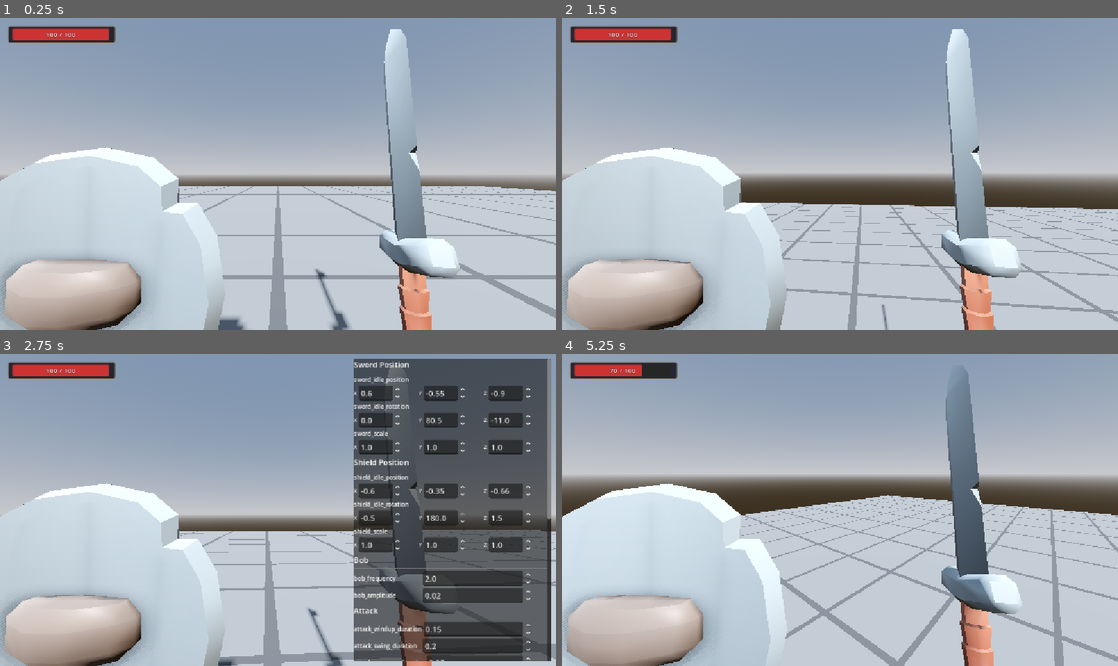
Above: before the commit, frames 1-4 (two rows, left to right).
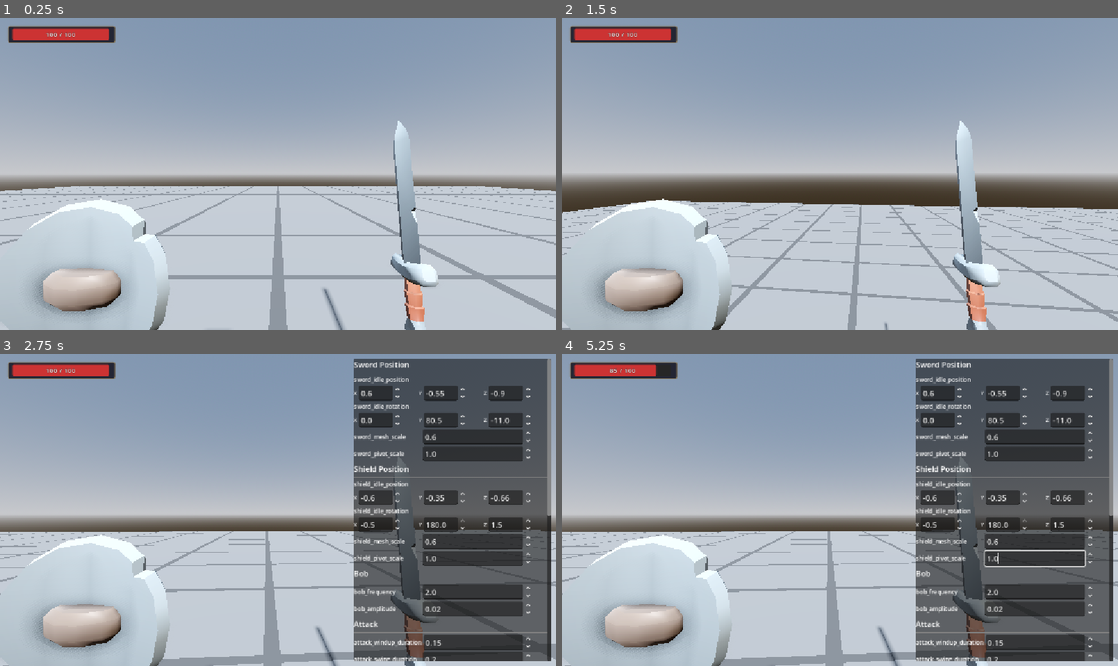
Above: after the commit, the same moments.

Repository: domaki7/domucki
Game: Godot game, scene res://levels/test/test_arena.tscn
The game is run twice, just before and just after one commit, with the same random seed, the same clock (stepped at 60 frames per second) and the same inputs.
Inputs (mouse positions are in pixels of both pictures, inside the frame that each line leads up to):
- Up to frame 1 (0.25 s): no input
- Up to frame 2 (1.5 s): tap Enter at 0.5 s; move the mouse to (867, 174) at 0.52 s; hold W (move_forward) from 0.53 s (still down); click (867, 174) at 0.6 s; tap Space (jump) at 0.77 s; move the mouse to (812, 174) at 1.27 s; right-click (812, 174) at 1.35 s
- Up to frame 3 (2.75 s): keep holding W (move_forward); tap Space (jump) at 1.52 s; move the mouse to (289, 503) at 2.02 s; tap Alt at 2.1 s
- Up to frame 4 (5.25 s): tap Space (jump) at 2.75, 3.02, 3.77, 4.52 s; move the mouse to (812, 572) at 2.77 s; click (812, 572) at 2.85 s; move the mouse to (1006, 556) at 3.52 s; release W (move_forward) at 3.53 s; hold Right mouse button (defend) 3.53-4.28 s; hold A (move_left) 3.53-5.03 s; tap Enter at 4.25 s; move the mouse to (673, 463) at 4.27 s; tap Alt at 4.35 s; move the mouse to (845, 510) at 5.02 s; hold W (move_forward) from 5.03 s (still down); click (845, 510) at 5.1 s

The runs differ from the first frame. In frame 1, 15% of the frame differs, in the area x 0-83%, y 3-100%; in frame 2, 16%; in frame 3, 22%; in frame 4, 58%, in the area x 0-100%, y 1-100%.

Commit message:
fixed viewmodel scaling, changed to uniform float

Diff:
--- a/src/components/viewmodel_component.gd
+++ b/src/components/viewmodel_component.gd
@@ -8,12 +8,14 @@
 @export_group("Sword Position")
 @export var sword_idle_position: Vector3 = Vector3(0.6, -0.55, -0.9)
 @export var sword_idle_rotation: Vector3 = Vector3(0.0, 80.5, -11.0)
-@export var sword_scale: Vector3 = Vector3.ONE
+@export var sword_mesh_scale: float = 0.6
+@export var sword_pivot_scale: float = 1.0
 
 @export_group("Shield Position")
 @export var shield_idle_position: Vector3 = Vector3(-0.6, -0.35, -0.66)
 @export var shield_idle_rotation: Vector3 = Vector3(-0.5, 180.0, 1.5)
-@export var shield_scale: Vector3 = Vector3.ONE
+@export var shield_mesh_scale: float = 0.6
+@export var shield_pivot_scale: float = 1.0
 
 @export_group("Bob")
 @export var bob_frequency: float = 2.0
@@ -38,6 +40,8 @@
 
 var _sword_pivot: Node3D
 var _shield_pivot: Node3D
+var _sword_mesh: MeshInstance3D
+var _shield_mesh: MeshInstance3D
 var _current_tween: Tween
 var _bob_time: float = 0.0
 var _is_bobbing: bool = false
@@ -49,8 +53,10 @@
 
 	_sword_pivot.position = sword_idle_position
 	_sword_pivot.rotation_degrees = sword_idle_rotation
+	_sword_pivot.scale = Vector3.ONE * sword_pivot_scale
 	_shield_pivot.position = shield_idle_position
 	_shield_pivot.rotation_degrees = shield_idle_rotation
+	_shield_pivot.scale = Vector3.ONE * shield_pivot_scale
 
 	_extract_meshes()
 
@@ -62,23 +68,23 @@
 	var sword_source: MeshInstance3D = skeleton.get_node("handslot_r/1H_Sword") as MeshInstance3D
 	var shield_source: MeshInstance3D = skeleton.get_node("handslot_l/Round_Shield") as MeshInstance3D
 
-	var sword_mesh: MeshInstance3D = $SwordPivot/SwordMesh as MeshInstance3D
-	var shield_mesh: MeshInstance3D = $ShieldPivot/ShieldMesh as MeshInstance3D
+	_sword_mesh = $SwordPivot/SwordMesh as MeshInstance3D
+	_shield_mesh = $ShieldPivot/ShieldMesh as MeshInstance3D
 
-	sword_mesh.mesh = sword_source.mesh
-	shield_mesh.mesh = shield_source.mesh
-	sword_mesh.scale = sword_scale
-	shield_mesh.scale = shield_scale
+	_sword_mesh.mesh = sword_source.mesh
+	_shield_mesh.mesh = shield_source.mesh
+	_sword_mesh.scale = Vector3.ONE * sword_mesh_scale
+	_shield_mesh.scale = Vector3.ONE * shield_mesh_scale
 
 	for i: int in sword_source.get_surface_override_material_count():
 		var mat: Material = sword_source.get_surface_override_material(i)
 		if mat:
-			sword_mesh.set_surface_override_material(i, mat)
+			_sword_mesh.set_surface_override_material(i, mat)
 
 	for i: int in shield_source.get_surface_override_material_count():
 		var mat: Material = shield_source.get_surface_override_material(i)
 		if mat:
-			shield_mesh.set_surface_override_material(i, mat)
+			_shield_mesh.set_surface_override_material(i, mat)
 
 	knight.queue_free()
 
--- a/src/ui/debug/debug_viewmodel_gui.gd
+++ b/src/ui/debug/debug_viewmodel_gui.gd
@@ -78,12 +78,14 @@
 	_add_header("Sword Position")
 	_add_vector3_control("sword_idle_position", -2.0, 2.0, 0.01)
 	_add_vector3_control("sword_idle_rotation", -180.0, 180.0, 0.5)
-	_add_vector3_control("sword_scale", 0.1, 5.0, 0.1)
+	_add_float_control("sword_mesh_scale", 0.1, 5.0, 0.1)
+	_add_float_control("sword_pivot_scale", 0.1, 5.0, 0.1)
 
 	_add_header("Shield Position")
 	_add_vector3_control("shield_idle_position", -2.0, 2.0, 0.01)
 	_add_vector3_control("shield_idle_rotation", -180.0, 180.0, 0.5)
-	_add_vector3_control("shield_scale", 0.1, 5.0, 0.1)
+	_add_float_control("shield_mesh_scale", 0.1, 5.0, 0.1)
+	_add_float_control("shield_pivot_scale", 0.1, 5.0, 0.1)
 
 	_add_header("Bob")
 	_add_float_control("bob_frequency", 0.0, 10.0, 0.1)
@@ -220,6 +222,7 @@
 	if not _viewmodel:
 		return
 	_viewmodel.set(property, value)
+	_apply_viewmodel_positions()
 	if _reset_buttons.has(property):
 		var btn: Button = _reset_buttons[property] as Button
 		var changed: bool = not is_equal_approx(value, _defaults[property] as float)
@@ -231,6 +234,7 @@
 		return
 	var default_value: float = _defaults[property] as float
 	_viewmodel.set(property, default_value)
+	_apply_viewmodel_positions()
 	var spinbox: SpinBox = _float_spinboxes[property] as SpinBox
 	spinbox.set_value_no_signal(default_value)
 	var btn: Button = _reset_buttons[property] as Button
@@ -293,16 +297,20 @@
 		return
 	_viewmodel._sword_pivot.position = _viewmodel.sword_idle_position
 	_viewmodel._sword_pivot.rotation_degrees = _viewmodel.sword_idle_rotation
+	_viewmodel._sword_pivot.scale = Vector3.ONE * _viewmodel.sword_pivot_scale
+	_viewmodel._sword_mesh.scale = Vector3.ONE * _viewmodel.sword_mesh_scale
 	_viewmodel._shield_pivot.position = _viewmodel.shield_idle_position
 	_viewmodel._shield_pivot.rotation_degrees = _viewmodel.shield_idle_rotation
+	_viewmodel._shield_pivot.scale = Vector3.ONE * _viewmodel.shield_pivot_scale
+	_viewmodel._shield_mesh.scale = Vector3.ONE * _viewmodel.shield_mesh_scale
 
 func _on_export_pressed() -> void:
 	if not _viewmodel:
 		return
 	var data: Dictionary = {}
 	var properties: Array[String] = [
-		"sword_idle_position", "sword_idle_rotation", "sword_scale",
-		"shield_idle_position", "shield_idle_rotation", "shield_scale",
+		"sword_idle_position", "sword_idle_rotation", "sword_mesh_scale", "sword_pivot_scale",
+		"shield_idle_position", "shield_idle_rotation", "shield_mesh_scale", "shield_pivot_scale",
 		"bob_frequency", "bob_amplitude",
 		"attack_windup_duration", "attack_swing_duration", "attack_recovery_duration",
 		"attack_windup_rotation_offset", "attack_windup_position_offset",
Not shown, changed: architecture.md
Not shown, changed: player.md
